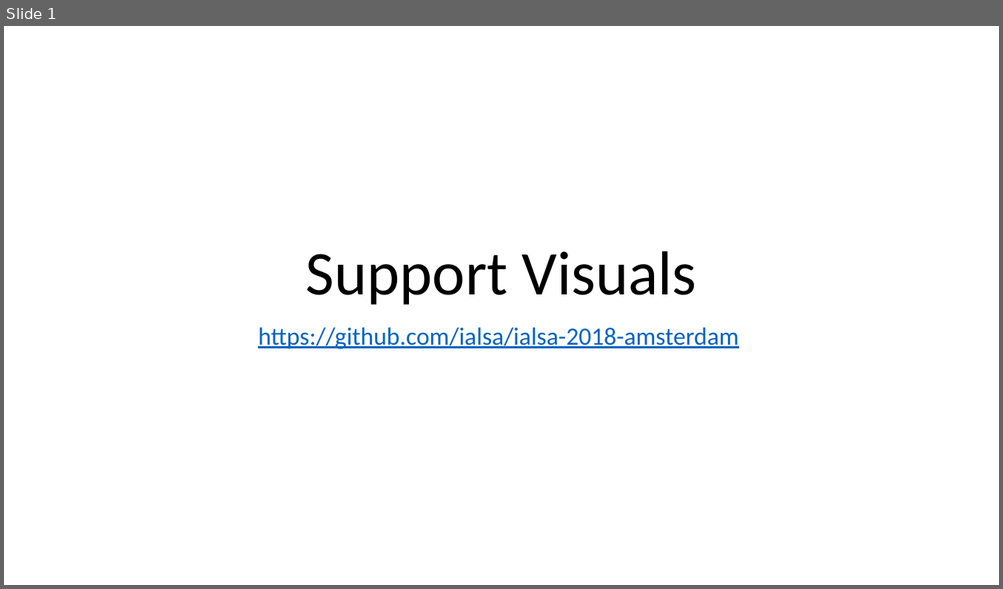
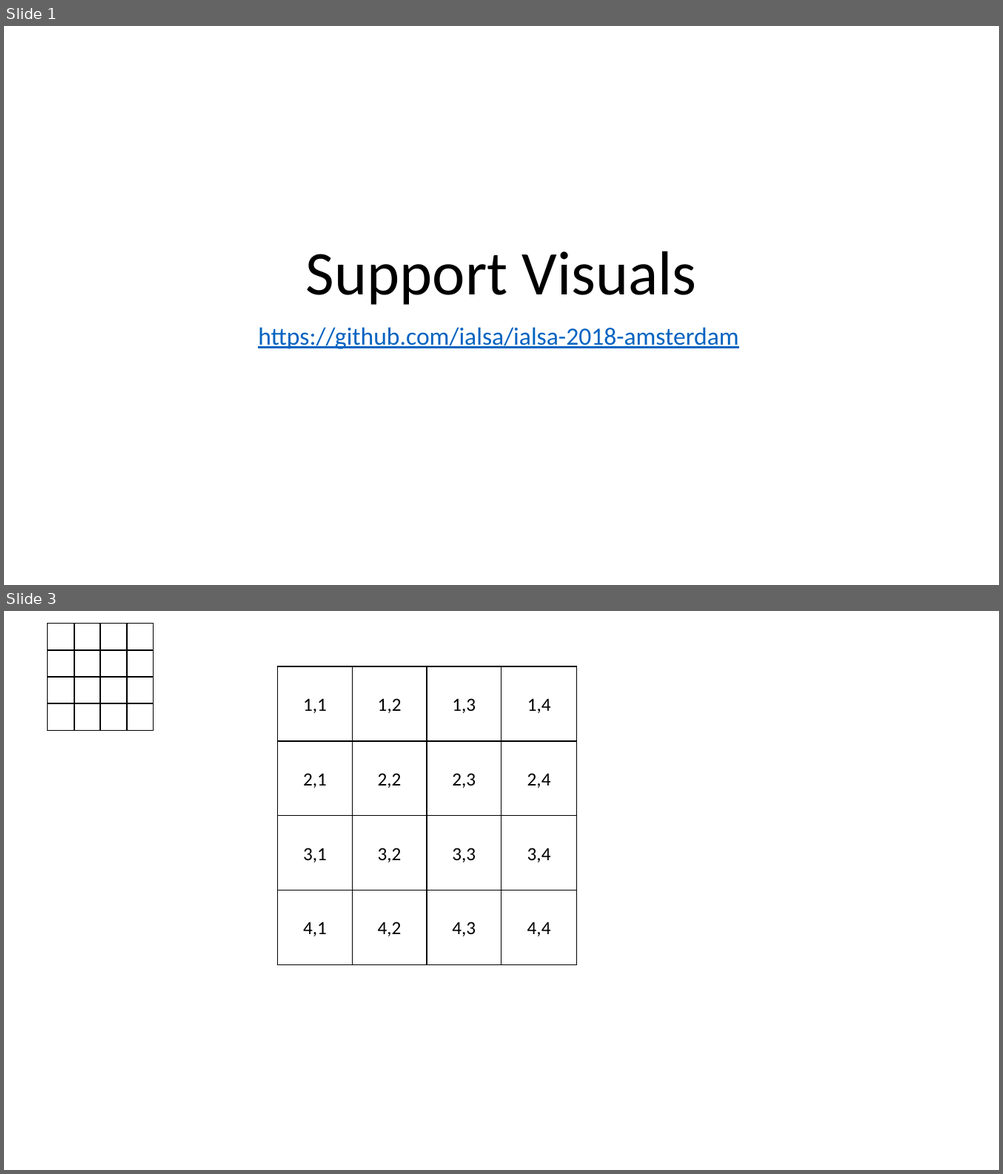
Before and after one commit to IALSA/ialsa-2018-amsterdam, a slide deck: libs/materials/ppt/image-support.pptx. Shown one above the other, each under a label of ours: slide 1 before the commit, slides 1 and 3 after it; the slides between them are not shown. The pictures are 1003x589 and 1003x1174 pixels, drawn with LibreOffice and Linux fonts; fonts in the diff are those of the drawing. Boxes give left, top, right and bottom in pixels: in the first picture for what was removed or moved away, otherwise in the second. Text is boxed around its words. In the diff, an @@ line names an element or a change of style, - is before the commit and + after.

```diff
--- a/libs/materials/ppt/image-support.pptx
+++ b/libs/materials/ppt/image-support.pptx
@@ slide 3 added at box(4, 611, 999, 1170), background #FFFFFF @@
@@ rectangle added at box(278, 667, 353, 741), outline #000000 1 pt, 18 pt, text #000000 @@
+1,1
@@ rectangle added at box(353, 667, 427, 741), outline #000000 1 pt, 18 pt, text #000000 @@
+1,2
@@ rectangle added at box(427, 667, 502, 741), outline #000000 1 pt, 18 pt, text #000000 @@
+1,3
@@ rectangle added at box(501, 667, 576, 741), outline #000000 1 pt, 18 pt, text #000000 @@
+1,4
@@ group added at box(47, 623, 153, 730): 6 lines, 1 rectangle @@
@@ rectangle added at box(278, 741, 353, 815), outline #000000 1 pt, 18 pt, text #000000 @@
+2,1
@@ rectangle added at box(353, 741, 427, 815), outline #000000 1 pt, 18 pt, text #000000 @@
+2,2
@@ rectangle added at box(427, 741, 502, 815), outline #000000 1 pt, 18 pt, text #000000 @@
+2,3
@@ rectangle added at box(501, 741, 576, 815), outline #000000 1 pt, 18 pt, text #000000 @@
+2,4
@@ rectangle added at box(278, 815, 353, 890), outline #000000 1 pt, 18 pt, text #000000 @@
+3,1
@@ rectangle added at box(353, 815, 427, 890), outline #000000 1 pt, 18 pt, text #000000 @@
+3,2
@@ rectangle added at box(427, 815, 502, 890), outline #000000 1 pt, 18 pt, text #000000 @@
+3,3
@@ rectangle added at box(501, 815, 576, 890), outline #000000 1 pt, 18 pt, text #000000 @@
+3,4
@@ rectangle added at box(278, 890, 353, 965), outline #000000 1 pt, 18 pt, text #000000 @@
+4,1
@@ rectangle added at box(353, 890, 427, 965), outline #000000 1 pt, 18 pt, text #000000 @@
+4,2
@@ rectangle added at box(427, 890, 502, 965), outline #000000 1 pt, 18 pt, text #000000 @@
+4,3
@@ rectangle added at box(501, 890, 576, 965), outline #000000 1 pt, 18 pt, text #000000 @@
+4,4
```
Also in this commit, not shown: 1 slide changed, 4 other files.
